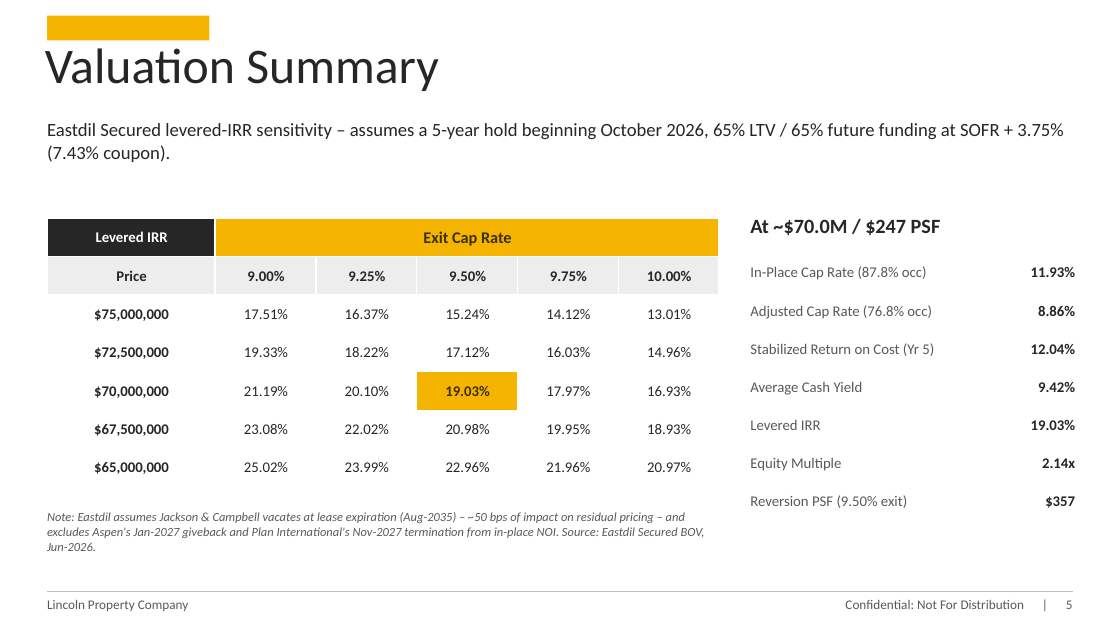
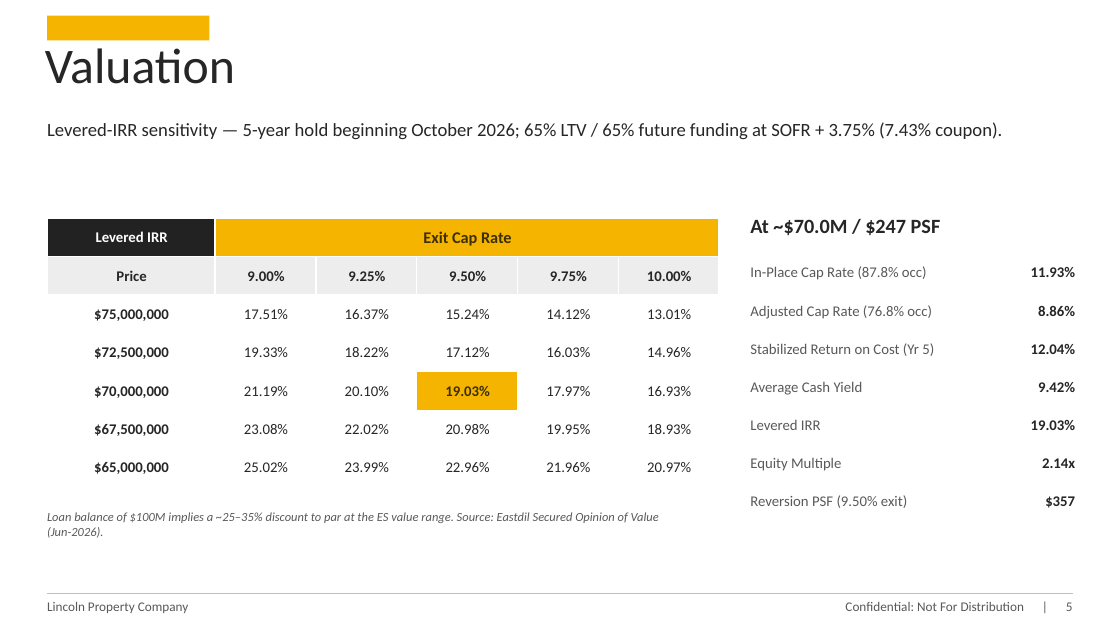
Before and after one commit to fredballs1115-ux/Underwrite-Copilot, a slide deck: slide 5 of equity-deck/2300_N_Street_NW_Investment_Overview.pptx. Drawn at 1120x630 pixels with LibreOffice and Linux fonts; fonts in the diff are those of the drawing. Boxes give left, top, right and bottom in pixels: in the first picture for what was removed or moved away, otherwise in the second. Text is boxed around its words. In the diff, an @@ line names an element or a change of style, - is before the commit and + after.

```diff
--- a/equity-deck/2300_N_Street_NW_Investment_Overview.pptx
+++ b/equity-deck/2300_N_Street_NW_Investment_Overview.pptx
@@ text at [45, 48, 235, 84]: text changed @@
-Valuation Summary
+Valuation
@@ text at [47, 122, 1002, 139]: text changed @@
-Eastdil Secured levered-IRR sensitivity – assumes a 5-year hold beginning October 2026, 65% LTV / 65% future funding at SOFR + 3.75% (7.43% coupon).
+Levered-IRR sensitivity — 5-year hold beginning October 2026; 65% LTV / 65% future funding at SOFR + 3.75% (7.43% coupon).
@@ text at [47, 512, 659, 538]: text changed @@
-Note: Eastdil assumes Jackson & Campbell vacates at lease expiration (Aug-2035) – ~50 bps of impact on residual pricing – and excludes Aspen's Jan-2027 giveback and Plan International's Nov-2027 termination from in-place NOI. Source: Eastdil Secured BOV, Jun-2026.
+Loan balance of $100M implies a ~25–35% discount to par at the ES value range. Source: Eastdil Secured Opinion of Value (Jun-2026).
@@ elbow line (47, 594) - (1073, 594): route changed @@
```
Also in this commit, not shown: 4 other slides changed, 6 slides added, 3 slides removed, 2 other files.
